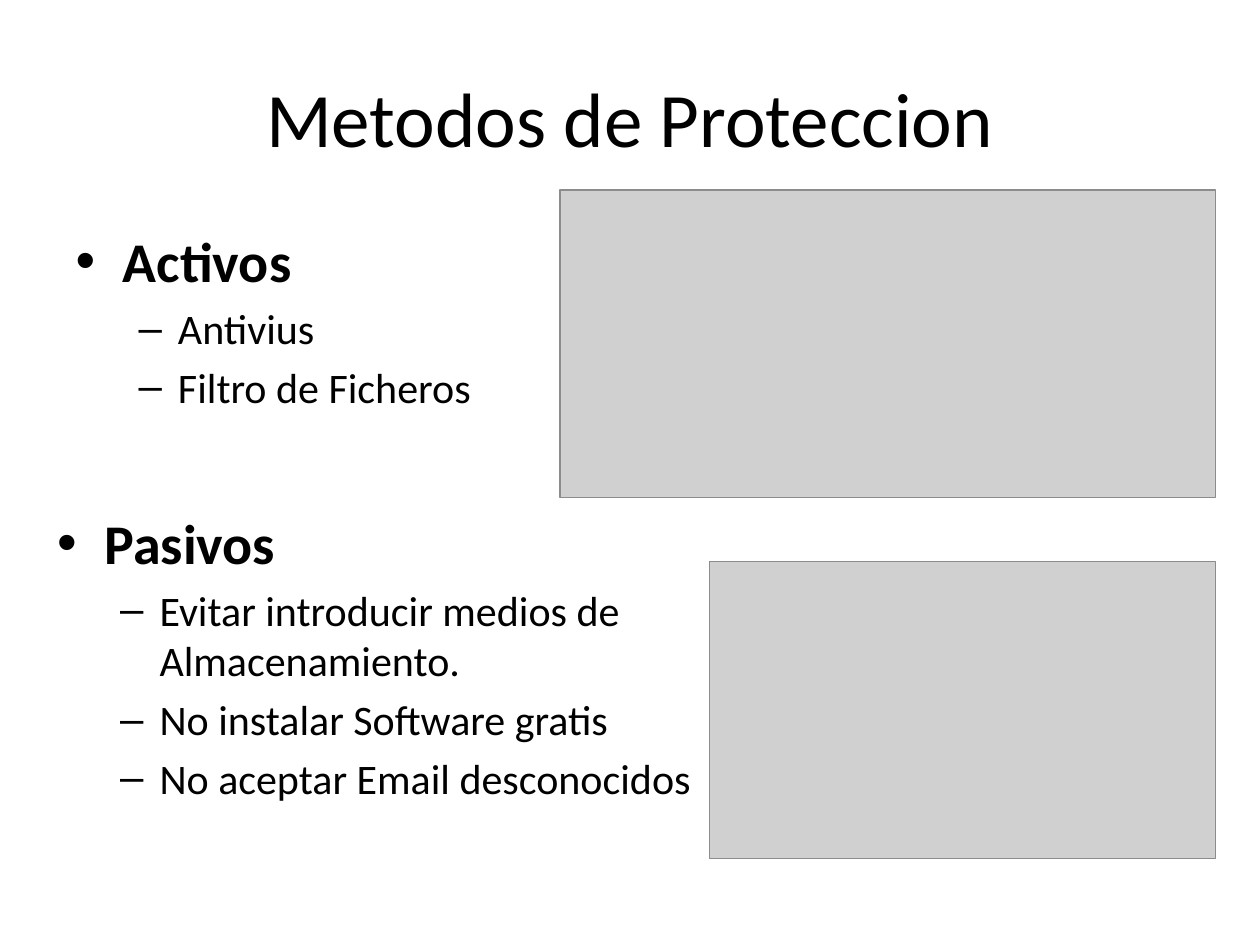
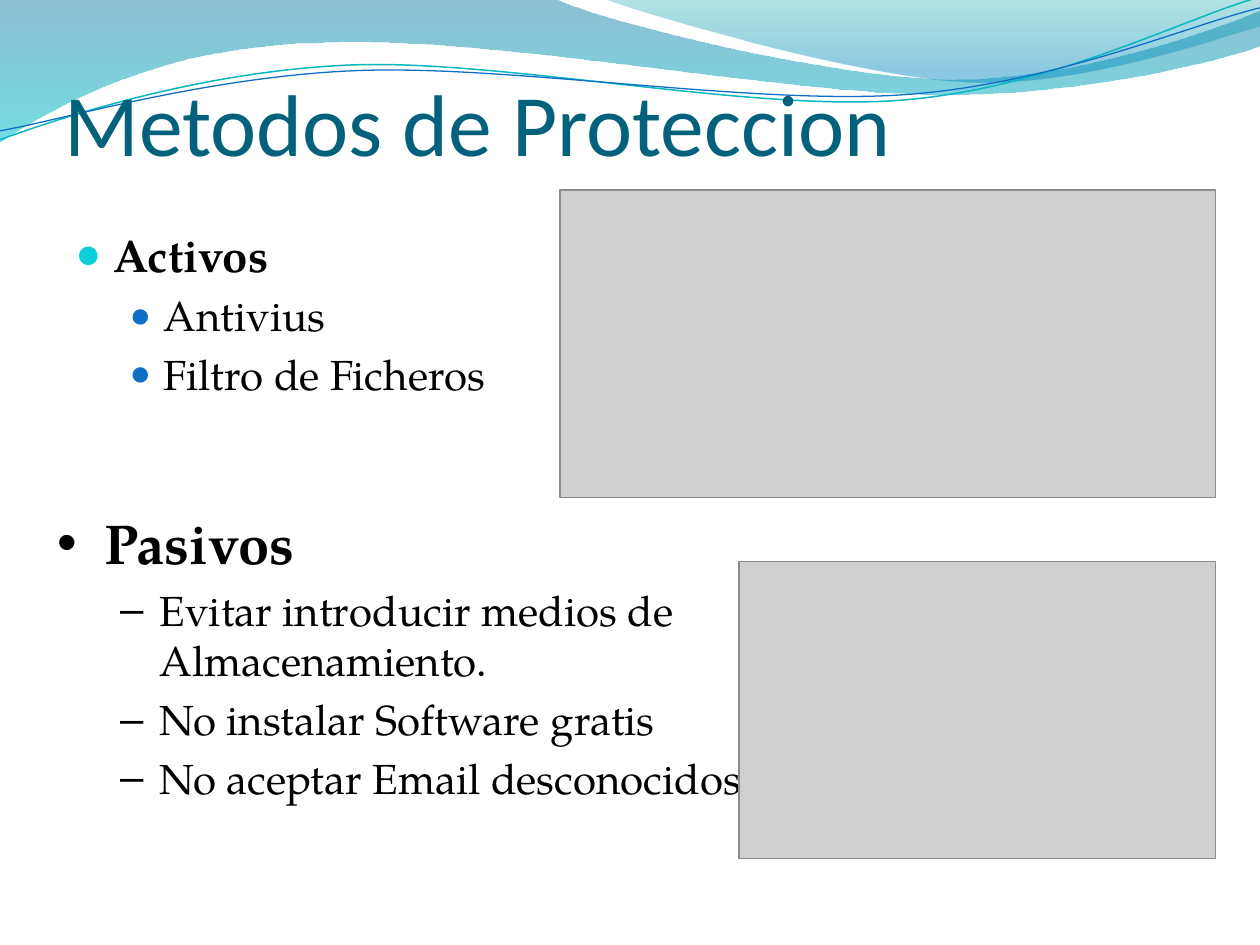
Before and after one commit to kleberloayzacastro/universidad, a slide deck: slide 9 of 2015-2016/clases/informatica_basica/clase_6/virus/clase_6_virus.pptx. Drawn at 1260x945 pixels with LibreOffice and Linux fonts; fonts in the diff are those of the drawing; grey boxes stand for pictures; background and template pictures are left out. Boxes give left, top, right and bottom in pixels: in the first picture for what was removed or moved away, otherwise in the second. Text is boxed around its words. In the diff, an @@ line names an element or a change of style, - is before the commit and + after.

```diff
--- a/2015-2016/clases/informatica_basica/clase_6/virus/clase_6_virus.pptx
+++ b/2015-2016/clases/informatica_basica/clase_6/virus/clase_6_virus.pptx
@@ freeform shape added at (0, 0, 1260, 142), fill gradient #0074A1 to #00C6CF @@
@@ freeform shape added at (0, 0, 1260, 147), outline #0AB8BF 0.85 pt @@
@@ freeform shape added at (0, 8, 1260, 141), outline #0F6FC6 0.75 pt @@
@@ title "Metodos de Proteccion": place and size @@
-title "Metodos de Proteccion" at (266, 93, 993, 148)
+title "Metodos de Proteccion" at (64, 83, 890, 157)
@@ title "Metodos de Proteccion" at (64, 83, 890, 157): size 44 to 50 pt, text colour #000000 to #04617B; alignment centre to left; vertical alignment middle to bottom @@
@@ freeform shape added at (604, 0, 1260, 87), fill gradient #00A1A9 to #008BBF @@
@@ text "Activos" at (113, 240, 485, 391): size 32 to 26 pt in "Activos"; font Calibri to TeX Gyre Pagella; bullet • to ●; less space between paragraphs; bullet – to ● @@
@@ text "Pasivos" at (104, 525, 741, 810): font Calibri to TeX Gyre Pagella @@
@@ picture: place and size @@
-picture at (709, 562, 1216, 858)
+picture at (740, 562, 1216, 858)
```
Also in this commit, not shown: 12 other slides changed, 4 slides added, 1 other file.
